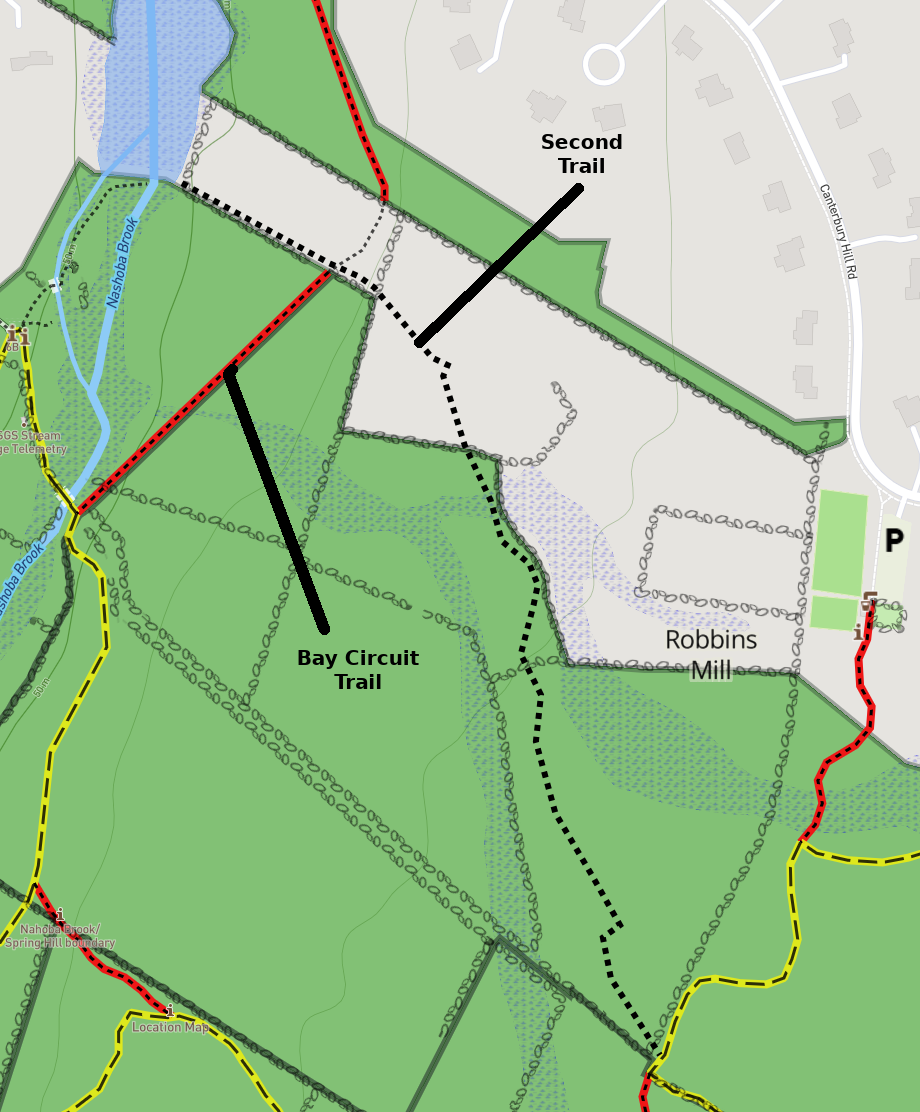
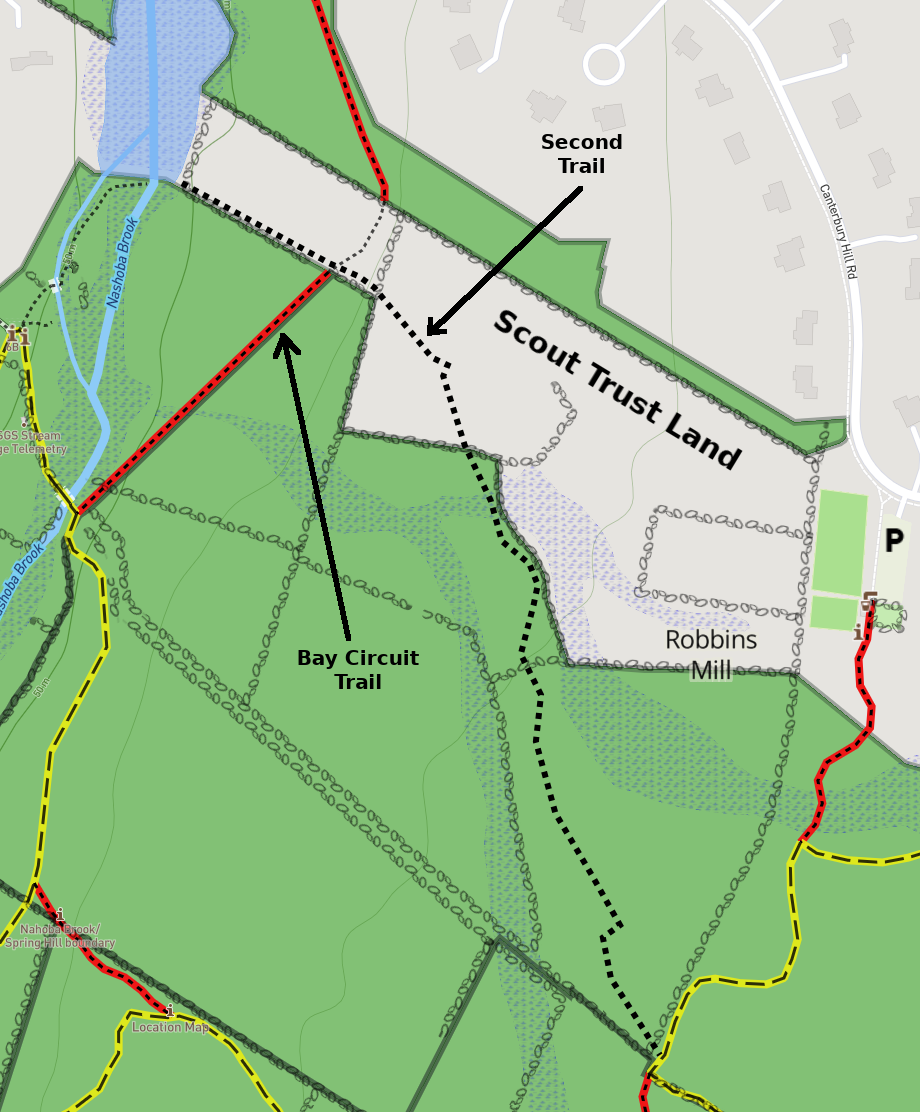
Before/after of a w=920, h=1112 layered artwork. What changed in the layer stack:
added layer "Scout Trust Land" above "Bay Circuit Pointer" over (493, 309, 743, 471)
renamed "Post Pointer #2" to "Bay Circuit Pointer", painted on it over (223, 333, 351, 641)
renamed "Post Pointer #1" to "Second Trail Pointer", painted on it over (414, 183, 584, 348)
